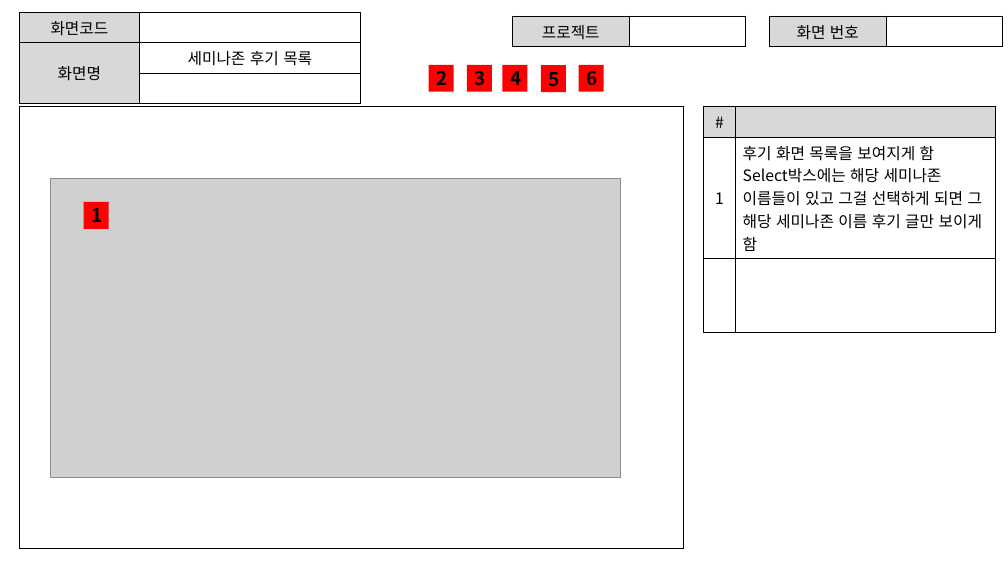
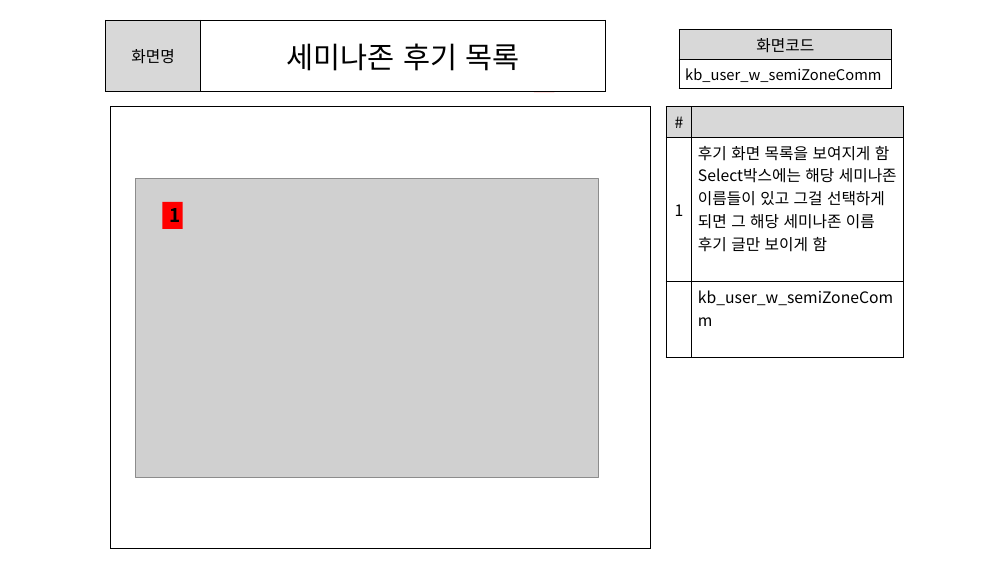
Before and after one commit to ezenteam2/e-Zone, a slide deck: slide 7 of 0 발표용 파워포인트/0403 1차발표/0403 project05 - 파워포인트 - 기범.pptx (slide 6 before the commit). Drawn at 1008x567 pixels with LibreOffice and Linux fonts; fonts in the diff are those of the drawing; grey boxes stand for pictures. Boxes give left, top, right and bottom in pixels: in the first picture for what was removed or moved away, otherwise in the second. Text is boxed around its words. In the diff, an @@ line names an element or a change of style, - is before the commit and + after.

```diff
--- a/0 발표용 파워포인트/0403 1차발표/0403 project05 - 파워포인트 - 기범.pptx
+++ b/0 발표용 파워포인트/0403 1차발표/0403 project05 - 파워포인트 - 기범.pptx
@@ table at <box>106,20,606,91</box> @@
-row 1: 화면코드 | 
-row 3:  | 
@@ table: place and size @@
-table at <box>20,12,361,91</box>
+table at <box>106,20,606,91</box>
@@ table removed at <box>513,17,746,43</box>, 1 rows, 2 columns @@
-프로젝트 | 
@@ table added at <box>679,29,892,86</box>, 2 rows, 1 columns @@
+화면코드
+kb_user_w_semiZoneComm
@@ table removed at <box>770,17,1003,44</box>, 1 rows, 2 columns @@
-화면 번호 | 
@@ text "2" rewrapped from <box>429,65,454,91</box> to <box>450,66,461,71</box> @@
@@ text "3" rewrapped from <box>467,65,492,91</box> to <box>481,66,492,71</box> @@
@@ text "4" rewrapped from <box>503,65,528,91</box> to <box>510,66,521,70</box> @@
@@ text "5" rewrapped from <box>541,65,566,91</box> to <box>542,64,553,91</box> @@
@@ text "6" rewrapped from <box>578,65,603,91</box> to <box>572,64,583,91</box> @@
@@ rectangle: place and size @@
-rectangle at <box>20,107,684,549</box>
+rectangle at <box>110,107,650,549</box>
@@ table at <box>666,107,904,331</box> @@
-row 3, column 2: 
+row 3, column 2: kb_user_w_semiZoneComm
@@ table: place and size @@
-table at <box>704,107,996,312</box>
+table at <box>666,107,904,331</box>
@@ picture: place and size @@
-picture at <box>51,178,620,478</box>
+picture at <box>135,178,598,478</box>
@@ rectangle "1": place and size @@
-rectangle "1" at <box>83,202,108,228</box>
+rectangle "1" at <box>163,202,183,228</box>
```
Also in this commit, not shown: 3 other slides changed, 3 slides added, 1 slide removed.
